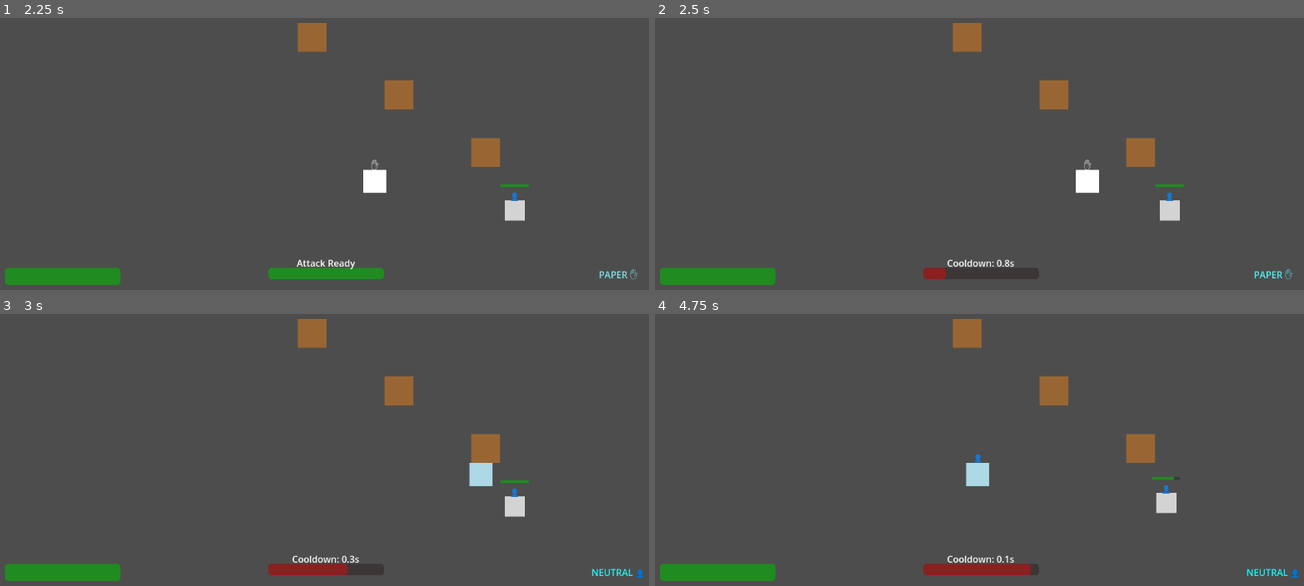
Above: before the commit, frames 1-4 (two rows, left to right).
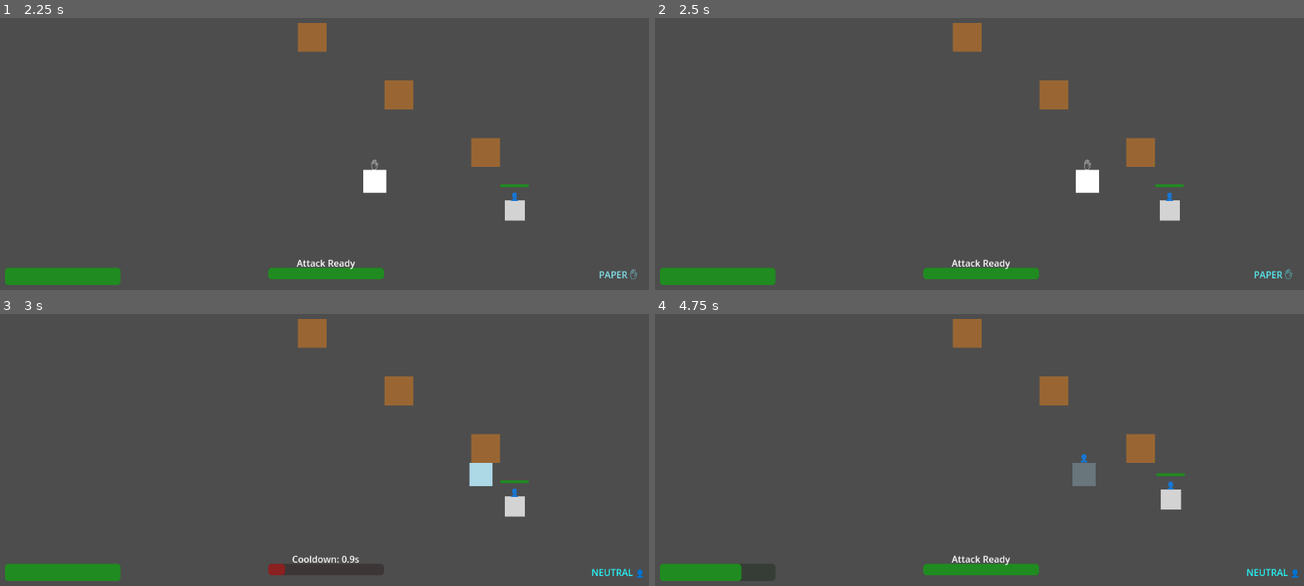
Above: after the commit, the same moments.

Repository: LouisZCode/rogue_hands_action_v1
Game: Godot game, scene res://scenes/main.tscn
The game is run twice, just before and just after one commit, with the same random seed, the same clock (stepped at 60 frames per second) and the same inputs.
Inputs:
- Up to frame 1 (2.25 s): tap Enter at 0.5 s; hold D (move_right) 0.53-1.28 s; tap Space (attack) at 0.6, 1.25, 1.35 s; hold S (move_down) 1.28-2.03 s; hold D (move_right) from 2.03 s (still down); hold 2 (gesture_paper) from 2.03 s (still down)
- Up to frame 2 (2.5 s): keep holding D (move_right); keep holding 2 (gesture_paper); tap Space (attack) at 2.3 s
- Up to frame 3 (3 s): release D (move_right) at 2.78 s; release 2 (gesture_paper) at 2.78 s; hold W (move_up) from 2.78 s (still down); tap 1 (gesture_rock) at 2.85 s
- Up to frame 4 (4.75 s): tap Space (attack) at 3.05, 3.8, 4.35 s; release W (move_up) at 3.53 s; hold 3 (gesture_scissors) 3.53-4.28 s; hold A (move_left) from 3.53 s (still down)

Frame 1 is identical in both runs. In frame 2, 0.9% of the frame differs, in the area x 41-60%, y 88-97%; in frame 3, 0.4%; in frame 4, 2.2%, in the area x 12-82%, y 51-99%.

Commit message:
improved combat with enemy using stances

Diff:
--- a/Scripts/Enemy.gd
+++ b/Scripts/Enemy.gd
@@ -34,6 +34,14 @@
 var stance_change_cooldown: float = 0.5
 var stance_change_timer: float = 0.0
 
+# Immunity frames to prevent multiple hits
+@export var immunity_duration: float = 0.5
+var immunity_timer: float = 0.0
+var is_immune: bool = false
+
+# Track which players have been hit during current dash
+var players_hit_this_dash: Array[Node] = []
+
 # References
 @onready var sprite: ColorRect = $Sprite
 @onready var stance_label: Label = $StanceLabel
@@ -69,6 +77,14 @@
 	update_ai(delta)
 	update_timers(delta)
 	handle_dash_movement(delta)
+
+	# Update immunity frames
+	if immunity_timer > 0:
+		immunity_timer -= delta
+		if immunity_timer <= 0:
+			is_immune = false
+			# Reset visual feedback when immunity ends
+			sprite.modulate = Color.WHITE
 
 func update_ai(delta):
 	if is_dashing:
@@ -224,6 +240,9 @@
 		dash_timer = dash_duration
 		attack_timer = attack_cooldown
 
+		# Clear the list of players hit this dash
+		players_hit_this_dash.clear()
+
 		# Visual feedback
 		var dash_color = stance_colors[current_stance].lerp(Color.WHITE, 0.5)
 		sprite.modulate = dash_color
@@ -238,13 +257,15 @@
 		print("Enemy dash attacks with: ", Stance.keys()[current_stance])
 
 func attack_during_dash():
-	if player_ref:
+	if player_ref and not player_ref in players_hit_this_dash:
 		var distance = global_position.distance_to(player_ref.global_position)
 		if distance <= attack_range:
 			# Deal damage based on stance matchup
 			var damage = calculate_combat_damage(current_stance, player_ref.current_stance)
 			if damage > 0:
 				player_ref.take_damage(damage)
+				# Add player to the list of already hit players
+				players_hit_this_dash.append(player_ref)
 				print("Enemy hit player for ", damage, " damage during dash")
 
 func calculate_damage(attacker_stance: Stance, defender_stance: Stance) -> int:
@@ -314,14 +335,25 @@
 	print("Combat: Player ", Player.Stance.keys()[player_stance], " vs Enemy ", Stance.keys()[current_stance], " - Damage: ", damage, " - ", result)
 
 func take_damage(amount: int):
+	# Don't take damage if immune
+	if is_immune:
+		return
+
 	current_health = max(0, current_health - amount)
 	update_health_bar()
+
+	# Start immunity frames
+	is_immune = true
+	immunity_timer = immunity_duration
 
 	# Visual feedback for taking damage
 	var tween = create_tween()
 	tween.tween_property(sprite, "modulate", Color.WHITE, 0.1)
 	tween.tween_property(sprite, "modulate", Color.RED, 0.1)
-	tween.tween_property(sprite, "modulate", Color.WHITE, 0.1)
+	tween.tween_property(sprite, "modulate", Color.PINK, 0.1)
+
+	# Add immunity frame visual feedback (flickering)
+	tween.tween_callback(func(): add_immunity_visual_feedback())
 
 	if current_health <= 0:
 		die()
@@ -387,6 +419,14 @@
 		update_visual()
 		print("Enemy lost player - returning to idle")
 
+func add_immunity_visual_feedback():
+	# Create flickering effect during immunity frames
+	if is_immune:
+		var flicker_tween = create_tween()
+		flicker_tween.set_loops(int(immunity_duration * 10))  # Flicker 10 times per second
+		flicker_tween.tween_property(sprite, "modulate:a", 0.3, 0.05)
+		flicker_tween.tween_property(sprite, "modulate:a", 1.0, 0.05)
+
 func _on_attack_area_body_entered(body):
 	# Attack area entry is now handled in the tactical AI states
 	pass
--- a/Scripts/Player.gd
+++ b/Scripts/Player.gd
@@ -20,6 +20,14 @@
 # Attack cooldown - increased to 1 second for balance
 @export var attack_cooldown: float = 1.0
 var attack_cooldown_timer: float = 0.0
+
+# Immunity frames to prevent multiple hits
+@export var immunity_duration: float = 0.5
+var immunity_timer: float = 0.0
+var is_immune: bool = false
+
+# Track which enemies have been hit during current dash
+var enemies_hit_this_dash: Array[Node] = []
 
 # References
 @onready var sprite: ColorRect = $Sprite
@@ -54,10 +62,18 @@
 	handle_movement(delta)
 	handle_input()
 
-	# Update attack cooldown
-	if attack_cooldown_timer > 0:
+	# Update attack cooldown - only recover when in neutral stance
+	if attack_cooldown_timer > 0 and current_stance == Stance.NEUTRAL:
 		attack_cooldown_timer -= delta
 		attack_cooldown_changed.emit(attack_cooldown_timer, attack_cooldown)
+
+	# Update immunity frames
+	if immunity_timer > 0:
+		immunity_timer -= delta
+		if immunity_timer <= 0:
+			is_immune = false
+			# Reset visual feedback when immunity ends
+			sprite.modulate = Color.WHITE
 
 	# Check for attack hits during dash
 	if is_dashing:
@@ -158,6 +174,9 @@
 	# Start attack cooldown
 	attack_cooldown_timer = attack_cooldown
 
+	# Clear the list of enemies hit this dash
+	enemies_hit_this_dash.clear()
+
 	# Visual feedback for dash attack
 	var dash_color = stance_colors[current_stance].lerp(Color.WHITE, 0.5)
 	sprite.modulate = dash_color
@@ -179,10 +198,16 @@
 	# Check for enemies in attack range during dash
 	var bodies = attack_area.get_overlapping_bodies()
 	for body in bodies:
-		if body.has_method("take_damage_from_player"):
+		if body.has_method("take_damage_from_player") and not body in enemies_hit_this_dash:
 			body.take_damage_from_player(current_stance, global_position)
+			# Add enemy to the list of already hit enemies
+			enemies_hit_this_dash.append(body)
 
 func take_damage(amount: int):
+	# Don't take damage if immune
+	if is_immune:
+		return
+
 	# Players in neutral stance take reduced damage (25% of original damage)
 	var final_damage = amount
 	if current_stance == Stance.NEUTRAL:
@@ -190,17 +215,24 @@
 
 	current_health = max(0, current_health - final_damage)
 	health_changed.emit(current_health)
+
+	# Start immunity frames
+	is_immune = true
+	immunity_timer = immunity_duration
 
 	# Visual feedback for taking damage (different color for neutral stance)
 	var tween = create_tween()
 	if current_stance == Stance.NEUTRAL:
 		# Blue flash for reduced damage in neutral stance
 		tween.tween_property(sprite, "modulate", Color.CYAN, 0.1)
-		tween.tween_property(sprite, "modulate", Color.WHITE, 0.1)
+		tween.tween_property(sprite, "modulate", Color.LIGHT_BLUE, 0.1)
 	else:
 		# Red flash for normal damage
 		tween.tween_property(sprite, "modulate", Color.RED, 0.1)
-		tween.tween_property(sprite, "modulate", Color.WHITE, 0.1)
+		tween.tween_property(sprite, "modulate", Color.PINK, 0.1)
+
+	# Add immunity frame visual feedback (flickering)
+	tween.tween_callback(func(): add_immunity_visual_feedback())
 
 	if current_health <= 0:
 		die()
@@ -214,6 +246,14 @@
 	# Handle player death (restart game, etc.)
 	get_tree().reload_current_scene()
 
+func add_immunity_visual_feedback():
+	# Create flickering effect during immunity frames
+	if is_immune:
+		var flicker_tween = create_tween()
+		flicker_tween.set_loops(int(immunity_duration * 10))  # Flicker 10 times per second
+		flicker_tween.tween_property(sprite, "modulate:a", 0.3, 0.05)
+		flicker_tween.tween_property(sprite, "modulate:a", 1.0, 0.05)
+
 func _on_attack_area_body_entered(body):
 	# This is called when something enters attack range
 	pass
